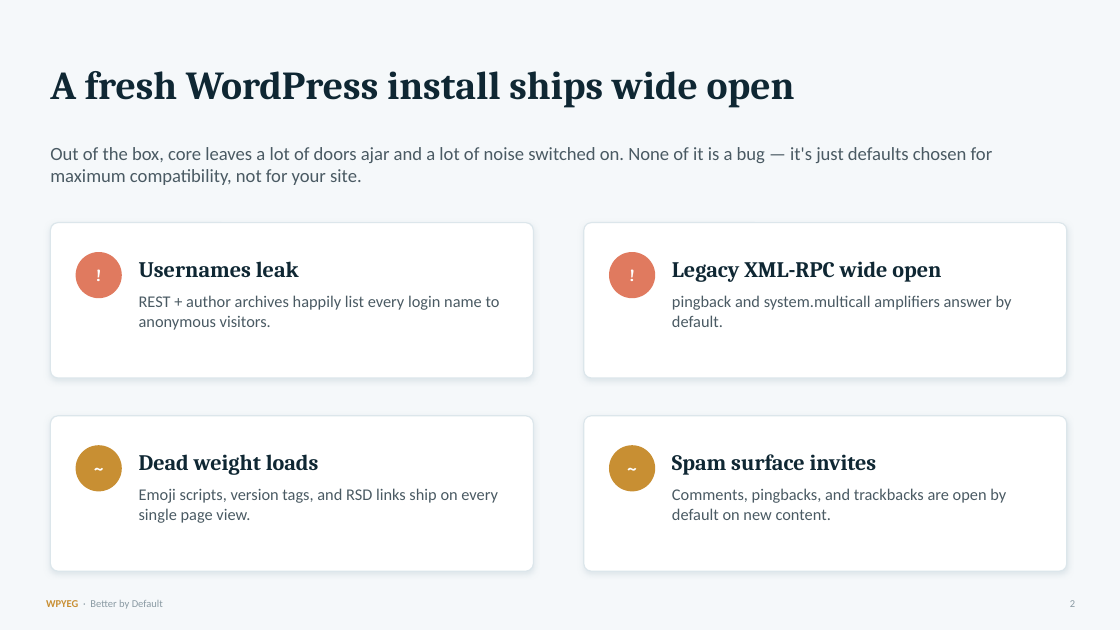
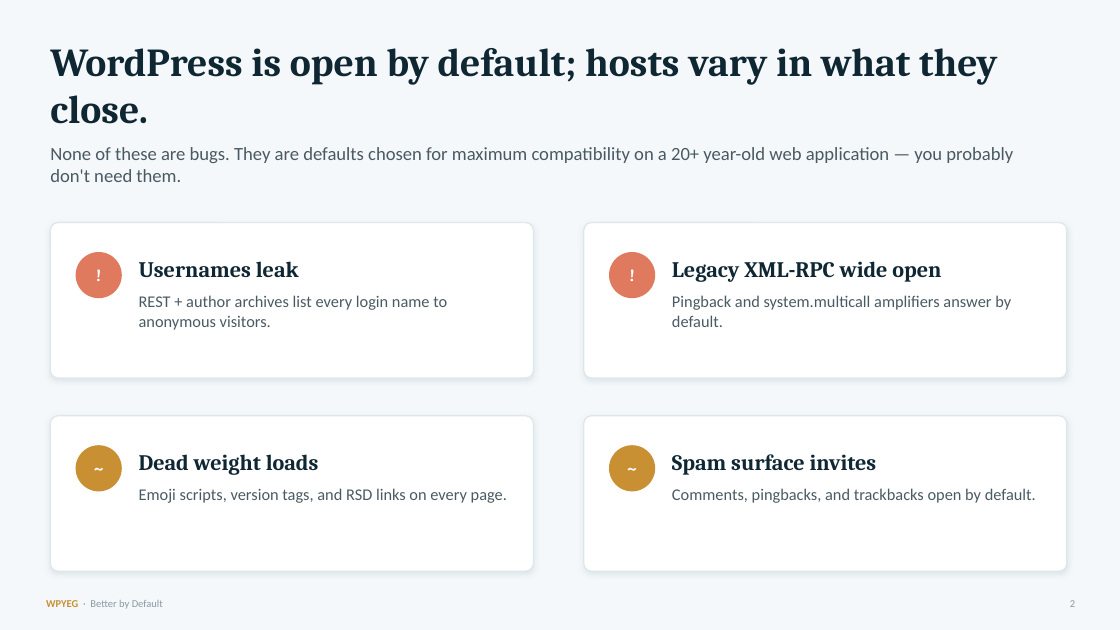
Before and after one commit to WPYEG/Better-by-Default, a slide deck: slide 2 of workshop/Better-by-Default.pptx. Drawn at 1120x630 pixels with LibreOffice and Linux fonts; fonts in the diff are those of the drawing. Boxes give left, top, right and bottom in pixels: in the first picture for what was removed or moved away, otherwise in the second. Text is boxed around its words. In the diff, an @@ line names an element or a change of style, - is before the commit and + after.

```diff
--- a/workshop/Better-by-Default.pptx
+++ b/workshop/Better-by-Default.pptx
@@ text at (50,48,998,124): text changed @@
-A fresh WordPress install ships wide open
+WordPress is open by default; hosts vary in what they close.
@@ text at (50,147,1013,182): text changed @@
-Out of the box, core leaves a lot of doors ajar and a lot of noise switched on. None of it is a bug — it's just defaults chosen for maximum compatibility, not for your site.
+None of these are bugs. They are defaults chosen for maximum compatibility on a 20+ year-old web application — you probably don't need them.
@@ text at (139,295,447,330): text changed @@
-REST + author archives happily list every login name to anonymous visitors.
+REST + author archives list every login name to anonymous visitors.
@@ text at (672,295,1011,327): text changed @@
-pingback and system.multicall amplifiers answer by default.
+Pingback and system.multicall amplifiers answer by default.
@@ text at (139,488,507,503): text changed @@
-Emoji scripts, version tags, and RSD links ship on every single page view.
+Emoji scripts, version tags, and RSD links on every page.
@@ text at (672,488,1036,503): text changed @@
-Comments, pingbacks, and trackbacks are open by default on new content.
+Comments, pingbacks, and trackbacks open by default.
```
Also in this commit, not shown: 20 other slides changed, 11 other files.
